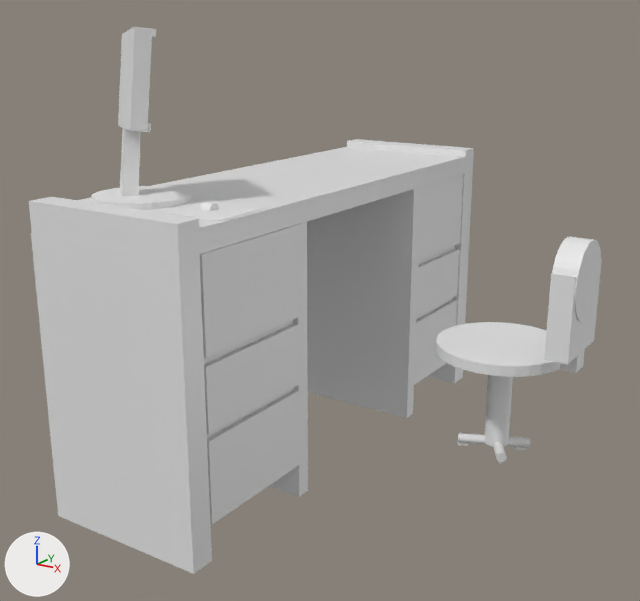
The Blender file unity/Assets/Models/BlendFiles/DeskForBomb.blend as it was, and as the next commit left it.
Camera for both pictures: a 50 mm camera at (6.34, -6.73, 4.23) aimed at (0.77, 1.63, 1.16). The lights are fixed; the arrows at lower left show +X, +Y and +Z.
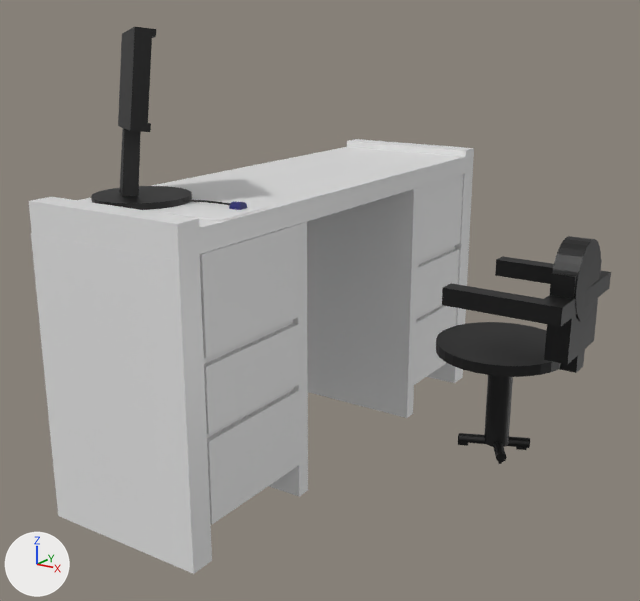
The edits, one by one:
Picture 'black.jpg' (img_black_jpg) is new.
Material 'Material.016' (mat_material_016) is new.
Its texture is img_black_jpg.
Material 'Material.017' (mat_material_017) is new.
Its texture is img_black_jpg.
Material 'Material.020' (mat_material_020) is new.
Its texture is img_black_jpg.
Material 'Material.013' (mat_material_013) is new.
Its texture is img_black_jpg.
Material 'Material.014' (mat_material_014) is new.
Its texture is img_black_jpg.
Material 'Material.012' (mat_material_012) is new.
Its texture is img_black_jpg.
Material 'Material.011' (mat_material_011) is new.
Its texture is img_black_jpg.
Material 'Material.032' (mat_material_032) is new.
Its base color is (0.0, 0.0, 0.0) (black #000000).
Material 'Material.015' (mat_material_015) is new.
Its texture is img_black_jpg.
me_cylinder has 64 vertices, 34 faces and spans x -1.0..1.0, y -1.0..1.0, z -1.0..-0.87.
me_cylinder now uses material mat_material_011 (picture img_black_jpg).
me_cube_006 has 56 vertices, 50 faces and spans x -5.1..2.7, y -8.3..7.1, z -19.5..1.2.
me_cube_006 now uses material mat_material_012 (picture img_black_jpg).
me_cylinder_002 has 64 vertices, 34 faces and spans x -1.0..1.0, y -1.0..1.0, z -1.0..-0.84.
me_cylinder_002 now uses material mat_material_014 (picture img_black_jpg).
me_cylinder_003 has 96 vertices, 66 faces and spans x -1.0..1.0, y -1.0..1.0, z -7.23..1.0.
me_cylinder_003 now uses material mat_material_013 (picture img_black_jpg).
me_cylinder_004 has 64 vertices, 34 faces and spans x -0.48..0.53, y -0.57..0.62, z -3.3..3.27.
me_cylinder_004 now uses material mat_material_020 (picture img_black_jpg).
me_cube_013 has 8 vertices, 6 faces and spans x -1.0..-0.38, y -1.12..1.07, z -1.0..1.31.
me_cube_013 now uses material mat_material_017 (picture img_black_jpg).
me_cylinder_006 has 64 vertices, 34 faces and spans x -1.01..1.0, y -1.0..1.0, z -1.46..-0.84.
me_cylinder_006 now uses material mat_material_016 (picture img_black_jpg).
Mesh me_cylinder_007 is new.
It has 2080 vertices, 2050 faces and spans x -7.2..1.0, y -1.0..23.0, z -6.9..69.4.
It uses material mat_material_032 (black #000000).
Mesh me_cube_014 is new.
It has 24 vertices, 22 faces and spans x -1.0..0.3, y 0.8..2.43, z -0.45..-0.25.
It uses material mat_material_015 (picture img_black_jpg).
Object 'Cylinder.001' (ob_cylinder_001) moves from (0.52, 0.0, 2.5) to (0.74, 0.19, 2.5).
Object 'Cylinder.007' (ob_cylinder_007) is new; it shows me_cylinder_007.
Its location is (-0.06, -0.04, 2.53).
Its rotation in degrees is (-91, -105, -53).
Its scale is (0.0105, 0.0105, 0.0105).
Object 'Cube.014' (ob_cube_014) is new; it shows me_cube_014.
Its location is (3.39, 0.74, 1.85).

Location of each change, (x1, y1, x2, y2) in pixels of the pictures (640 x 601 px):
'Cylinder.002', recoloured (white to black): (436, 322, 560, 377) in both
'Cube.014', added (black): after (442, 256, 611, 327)
'Cube.006', recoloured (grey to black): (118, 27, 156, 197) in both
'Cube.013', recoloured: (544, 259, 602, 365) in both
'Cylinder.006', recoloured (white to grey): (552, 236, 601, 322) in both
'Cylinder', recoloured (white to black): (91, 186, 192, 210) in both
'Cylinder.003', recoloured (grey to black): (484, 375, 513, 447) in both
'Cylinder.004', recoloured (grey to black): (458, 433, 530, 448) in both
'Cylinder.001', moved: before (200, 202, 219, 211); after (229, 202, 247, 210)
'Cylinder.007', added: after (183, 200, 231, 205)
